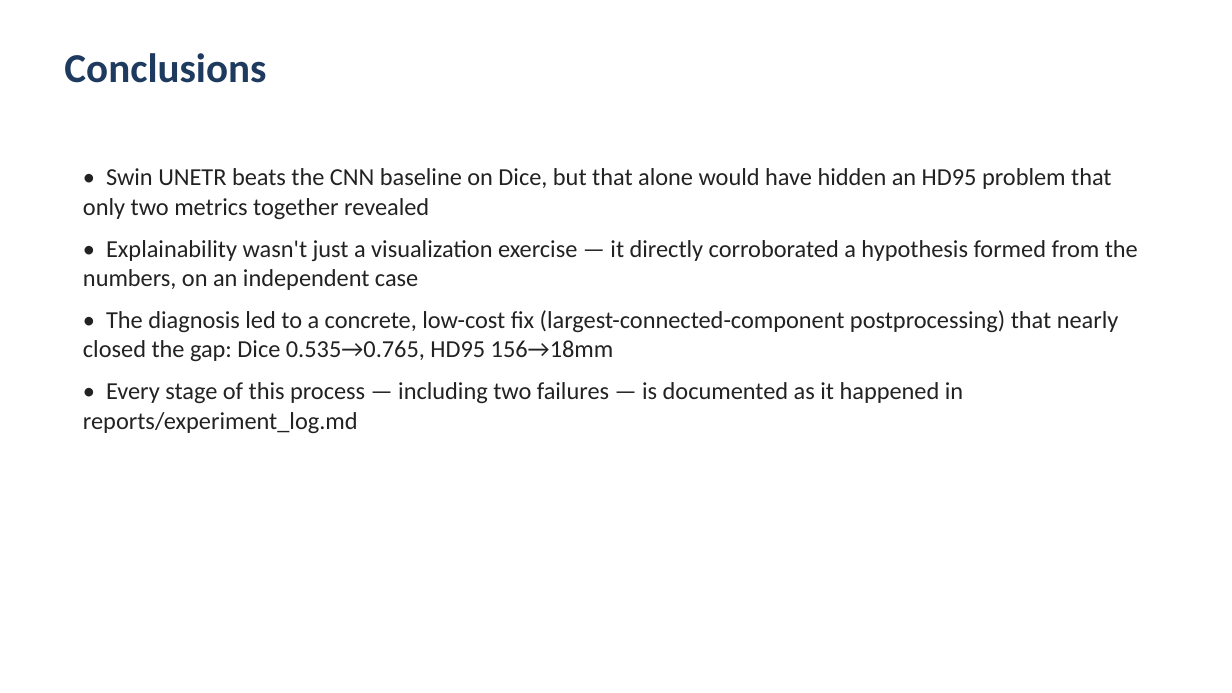
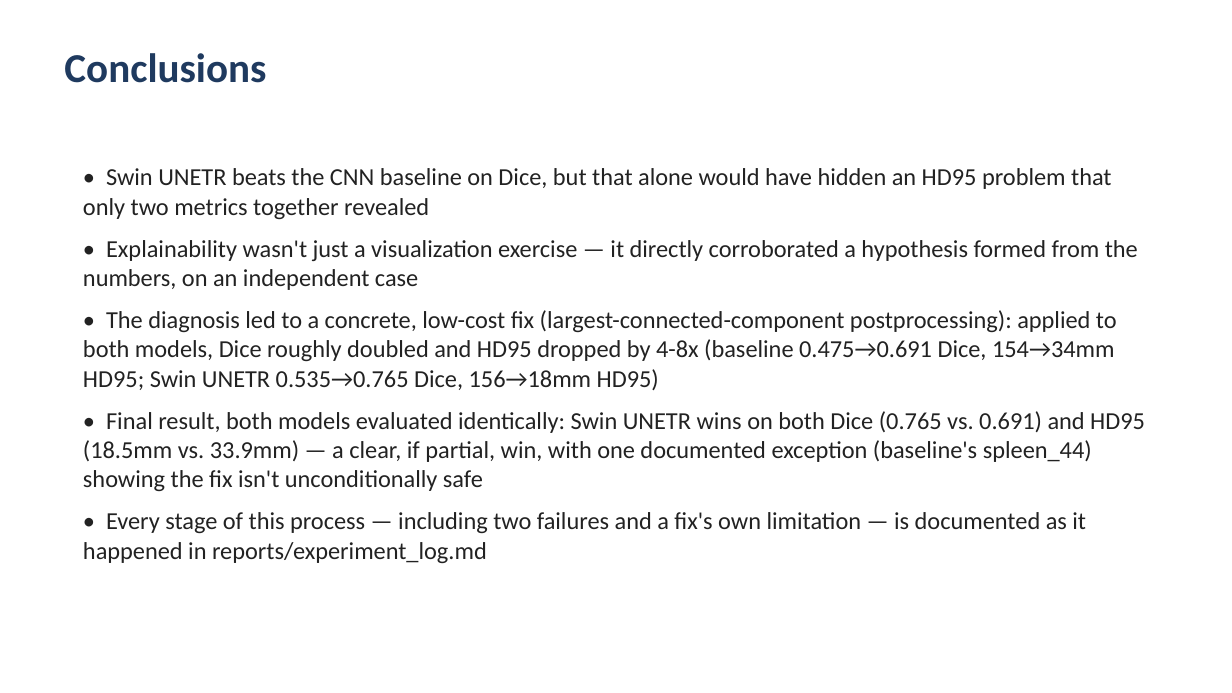
Before and after one commit to amiteliya1/Shenkar-AI-Final-Project, a slide deck: slide 17 of presentation/final_presentation.pptx. Drawn at 1232x693 pixels with LibreOffice and Linux fonts; fonts in the diff are those of the drawing. Boxes give left, top, right and bottom in pixels: in the first picture for what was removed or moved away, otherwise in the second. Text is boxed around its words. In the diff, an @@ line names an element or a change of style, - is before the commit and + after.

```diff
--- a/presentation/final_presentation.pptx
+++ b/presentation/final_presentation.pptx
@@ text at bbox=[83, 310, 1145, 563]: text changed @@
-• The diagnosis led to a concrete, low-cost fix (largest-connected-component postprocessing) that nearly closed the gap: Dice 0.535→0.765, HD95 156→18mm
-• Every stage of this process — including two failures — is documented as it happened in reports/experiment_log.md
+• The diagnosis led to a concrete, low-cost fix (largest-connected-component postprocessing): applied to both models, Dice roughly doubled and HD95 dropped by 4-8x (baseline 0.475→0.691 Dice, 154→34mm HD95; Swin UNETR 0.535→0.765 Dice, 156→18mm HD95)
+• Final result, both models evaluated identically: Swin UNETR wins on both Dice (0.765 vs. 0.691) and HD95 (18.5mm vs. 33.9mm) — a clear, if partial, win, with one documented exception (baseline's spleen_44) showing the fix isn't unconditionally safe
+• Every stage of this process — including two failures and a fix's own limitation — is documented as it happened in reports/experiment_log.md
```
Also in this commit, not shown: 2 other slides changed, 1 slide added, 1 slide removed, 4 other files.
